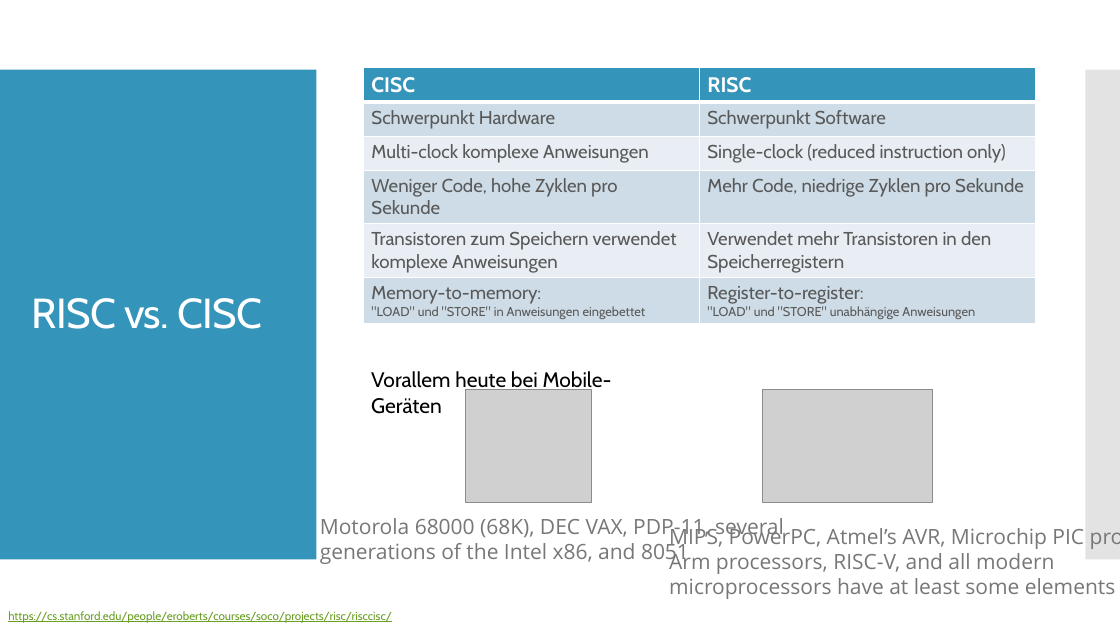
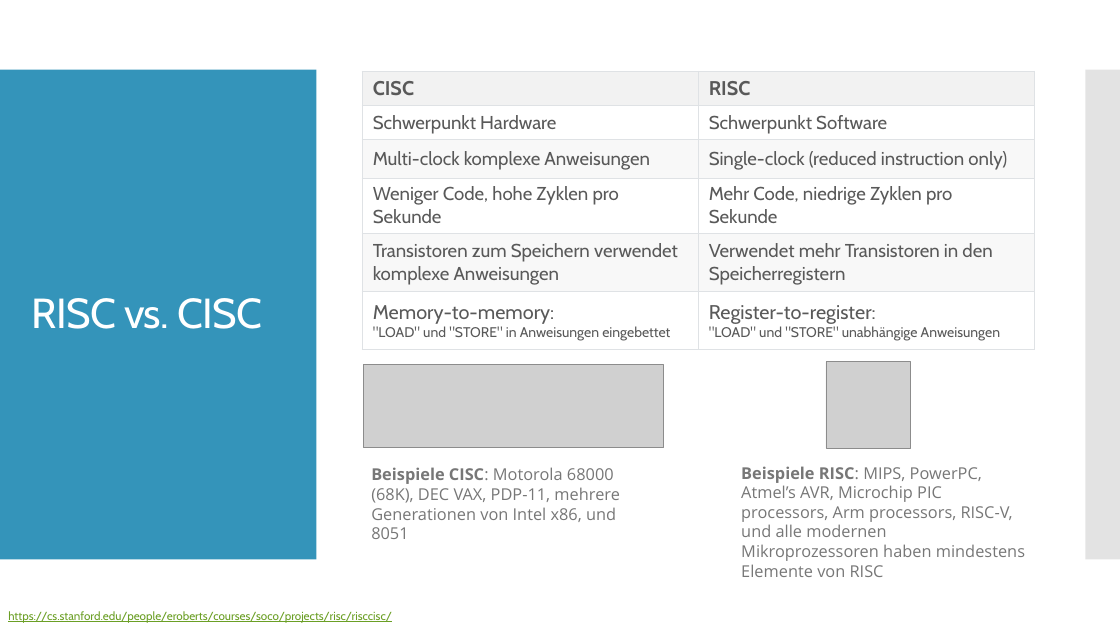
Before and after one commit to christopherchristensen/assembler, a slide deck: slide 5 of docs/ppt/presentation-v.1.pptx. Drawn at 1120x630 pixels with LibreOffice and Linux fonts; fonts in the diff are those of the drawing; grey boxes stand for pictures. Boxes give left, top, right and bottom in pixels: in the first picture for what was removed or moved away, otherwise in the second. Text is boxed around its words. In the diff, an @@ line names an element or a change of style, - is before the commit and + after.

```diff
--- a/docs/ppt/presentation-v.1.pptx
+++ b/docs/ppt/presentation-v.1.pptx
@@ table at [362, 71, 1034, 345] @@
@@ row 6, column 2: "Register-to-register: / "LOAD" und "STORE" unabhängige Anweisungen" to "Register-to-register: "LOAD" und "STORE" unabhängige Anweisungen" @@
@@ fill #3494BA to #F2F2F2 in row 1 @@
@@ fill #CEDCE7 to none in 6 cells @@
@@ fill #E8EEF3 to #F8F8F8 in 4 cells @@
@@ size 18 to 17 pt, text colour #FFFFFF to #595959 in "CISC", "RISC" @@
@@ size 16 to 17 pt in "Memory-to-memory:" @@
@@ size 11 to 12 pt in ""LOAD" und "STORE" in Anweisungen eingebettet" @@
@@ borders changed @@
@@ picture added at [363, 365, 664, 448] @@
@@ text removed at [371, 370, 612, 414] @@
-Vorallem heute bei Mobile-Geräten
@@ picture removed at [465, 389, 592, 502] @@
@@ picture removed at [763, 389, 933, 502] @@
@@ picture added at [826, 362, 910, 449] @@
@@ text at [371, 467, 620, 539]: text changed; size 18 to 14 pt @@
-Motorola 68000 (68K), DEC VAX, PDP-11, several generations of the Intel x86, and 8051
+Beispiele CISC: Motorola 68000 (68K), DEC VAX, PDP-11, mehrere Generationen von Intel x86, und 8051
@@ text at [741, 466, 1025, 577]: text changed; size 18 to 14 pt @@
-MIPS, PowerPC, Atmel’s AVR, Microchip PIC processors, Arm processors, RISC-V, and all modern microprocessors have at least some elements of RISC
+Beispiele RISC: MIPS, PowerPC, Atmel’s AVR, Microchip PIC processors, Arm processors, RISC-V, und alle modernen Mikroprozessoren haben mindestens Elemente von RISC
```
Also in this commit, not shown: 5 other slides changed, 2 slides added, 1 other file.
